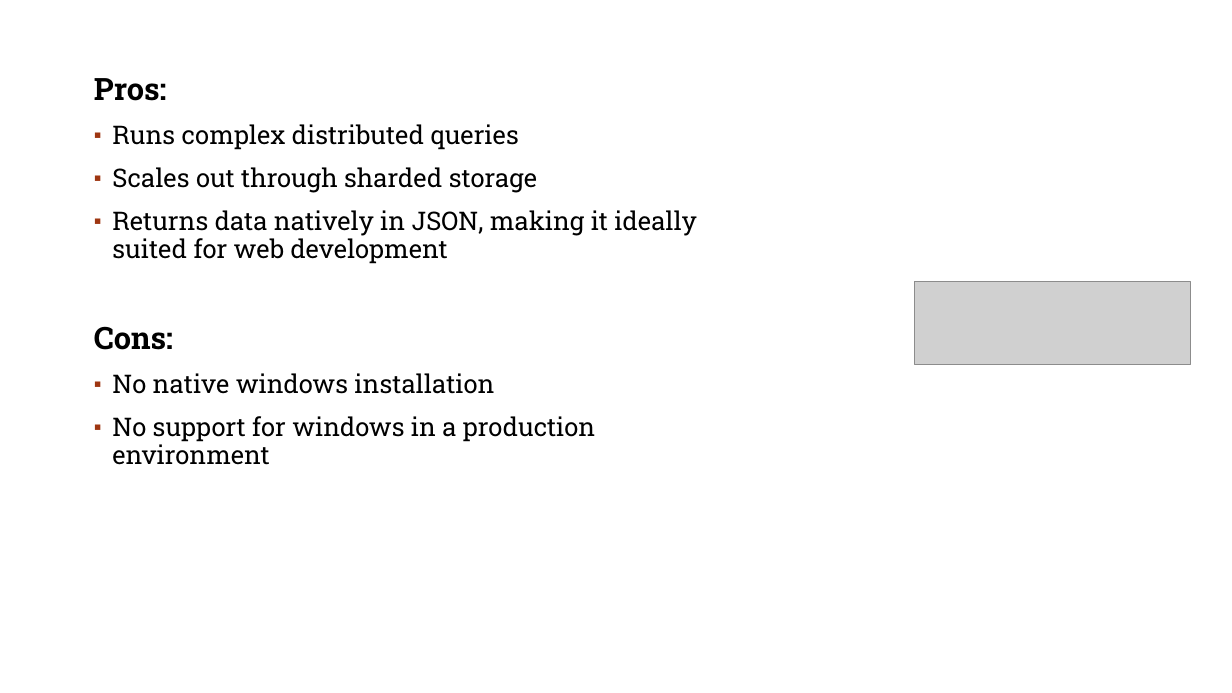
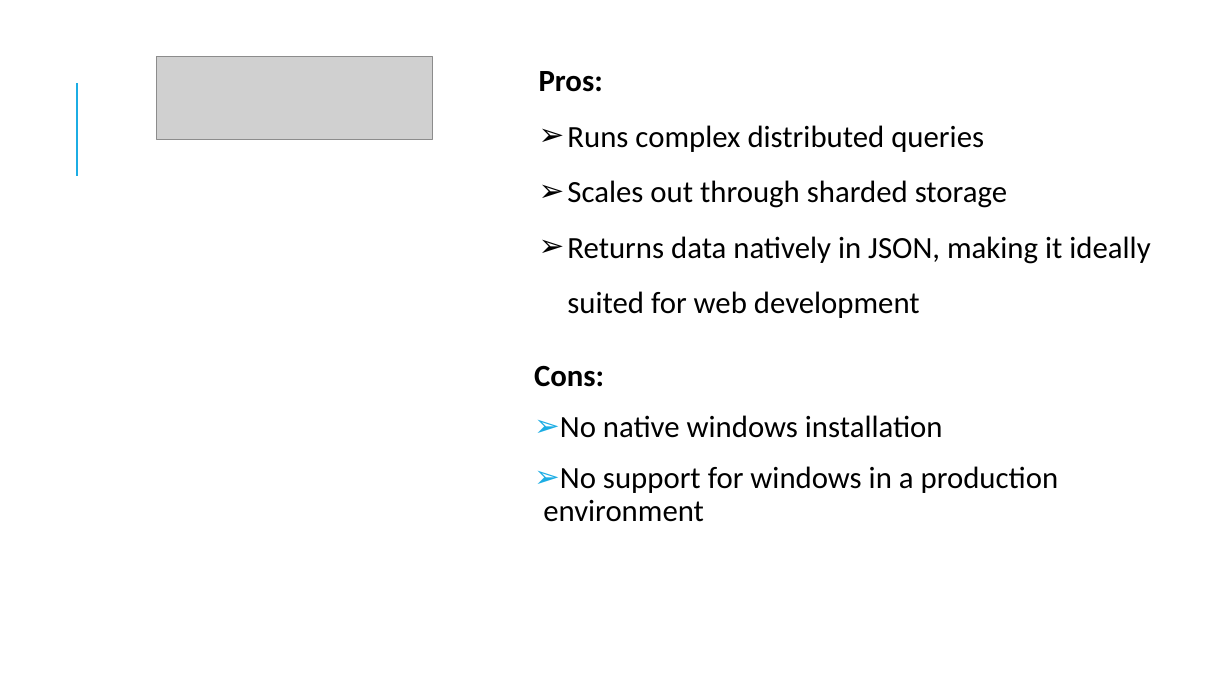
Before and after one commit to jenparker1975/Diabook, a slide deck: slide 14 of presentation/Graph DBs.pptx (slide 9 before the commit). Drawn at 1232x693 pixels with LibreOffice and Linux fonts; fonts in the diff are those of the drawing; grey boxes stand for pictures; background and template pictures are left out. Boxes give left, top, right and bottom in pixels: in the first picture for what was removed or moved away, otherwise in the second. Text is boxed around its words. In the diff, an @@ line names an element or a change of style, - is before the commit and + after.

```diff
--- a/presentation/Graph DBs.pptx
+++ b/presentation/Graph DBs.pptx
@@ picture: place and size @@
-picture at box(915, 282, 1190, 365)
+picture at box(157, 56, 433, 140)
@@ line added from (77, 176) to (77, 83), #1CADE4 1.5 pt @@
@@ text at box(94, 78, 696, 264): paragraphs removed @@
-Pros:
-▪ Runs complex distributed queries
-▪ Scales out through sharded storage
-▪ Returns data natively in JSON, making it ideally suited for web development
@@ text added at box(539, 71, 1150, 318), 24 pt, text #000000 @@
+Pros:
+➢ Runs complex distributed queries
+➢ Scales out through sharded storage
+➢ Returns data natively in JSON, making it ideally suited for web development
@@ text "Cons:": place and size @@
-text "Cons:" at box(94, 78, 696, 465)
+text "Cons:" at box(534, 365, 1059, 522)
@@ text "Cons:" at box(534, 365, 1059, 522): font Roboto Slab to Calibri, size 20 to 24 pt; more space between paragraphs; bullet ▪ to ➢; bullet colour #9E3611 to #1CADE4 @@
```
Also in this commit, not shown: 28 other slides changed, 14 slides added, 1 slide removed, 5 other files.
